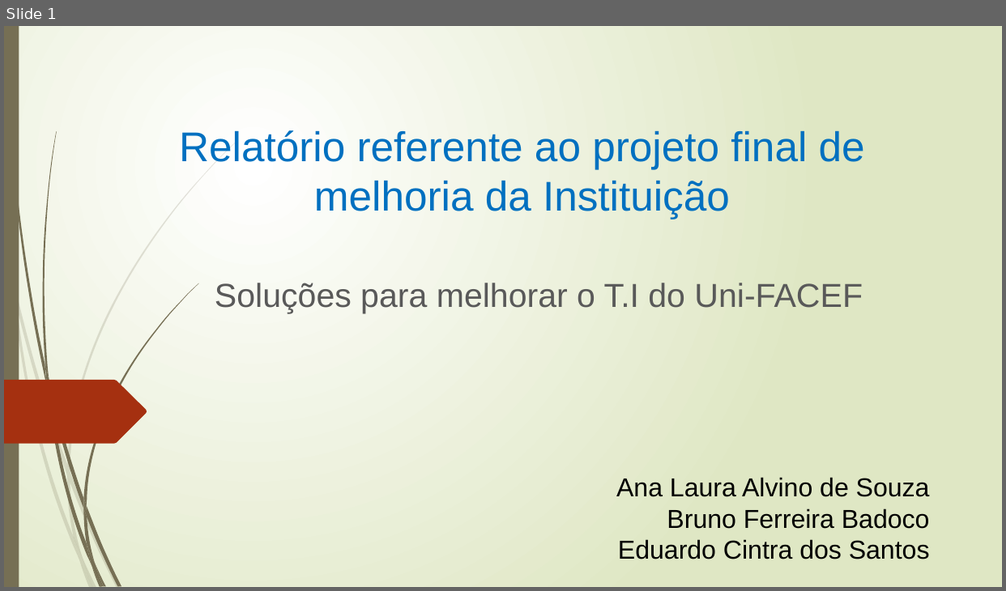
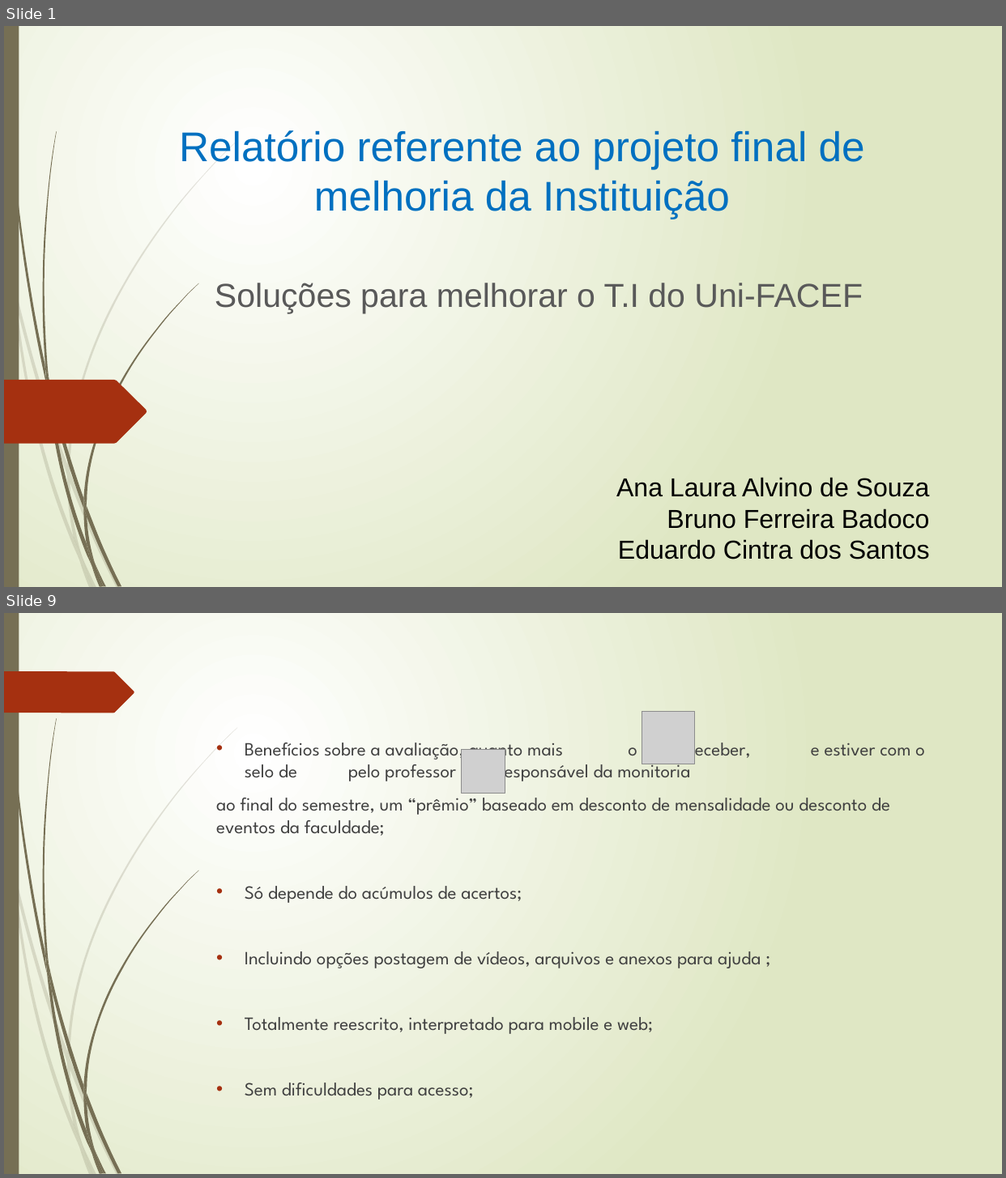
Before and after one commit to AnaLauraA/trab, a slide deck: relatorio.pptx. Shown one above the other, each under a label of ours: slide 1 before the commit, slides 1 and 9 after it; the slides between them are not shown. The pictures are 1006x591 and 1006x1178 pixels, drawn with LibreOffice and Linux fonts; fonts in the diff are those of the drawing; grey boxes stand for pictures. Boxes give left, top, right and bottom in pixels: in the first picture for what was removed or moved away, otherwise in the second. Text is boxed around its words. In the diff, an @@ line names an element or a change of style, - is before the commit and + after.

```diff
--- a/relatorio.pptx
+++ b/relatorio.pptx
@@ slide 9 added at (4,613,1002,1174), background gradient #FFFFFF to #DFE8C4; not listed: 23 template elements that a slide beside it also shows @@
@@ freeform shape added at (4,671,134,713), fill #A53010 @@
@@ picture added at (641,711,695,764) @@
@@ text added at (216,736,890,1100), 18 pt, text #404040 @@
+• Benefícios sobre a avaliação, quanto mais o aluno receber, e estiver com o selo de pelo professor ou o responsável da monitoria
+ao final do semestre, um “prêmio” baseado em desconto de mensalidade ou desconto de eventos da faculdade;
+• Só depende do acúmulos de acertos;
+• Incluindo opções postagem de vídeos, arquivos e anexos para ajuda ;
+• Totalmente reescrito, interpretado para mobile e web;
+• Sem dificuldades para acesso;
@@ picture added at (462,750,505,794) @@
```
Also in this commit, not shown: 7 slides changed, 2 other slides added, 1 slide removed, 1 other file.
